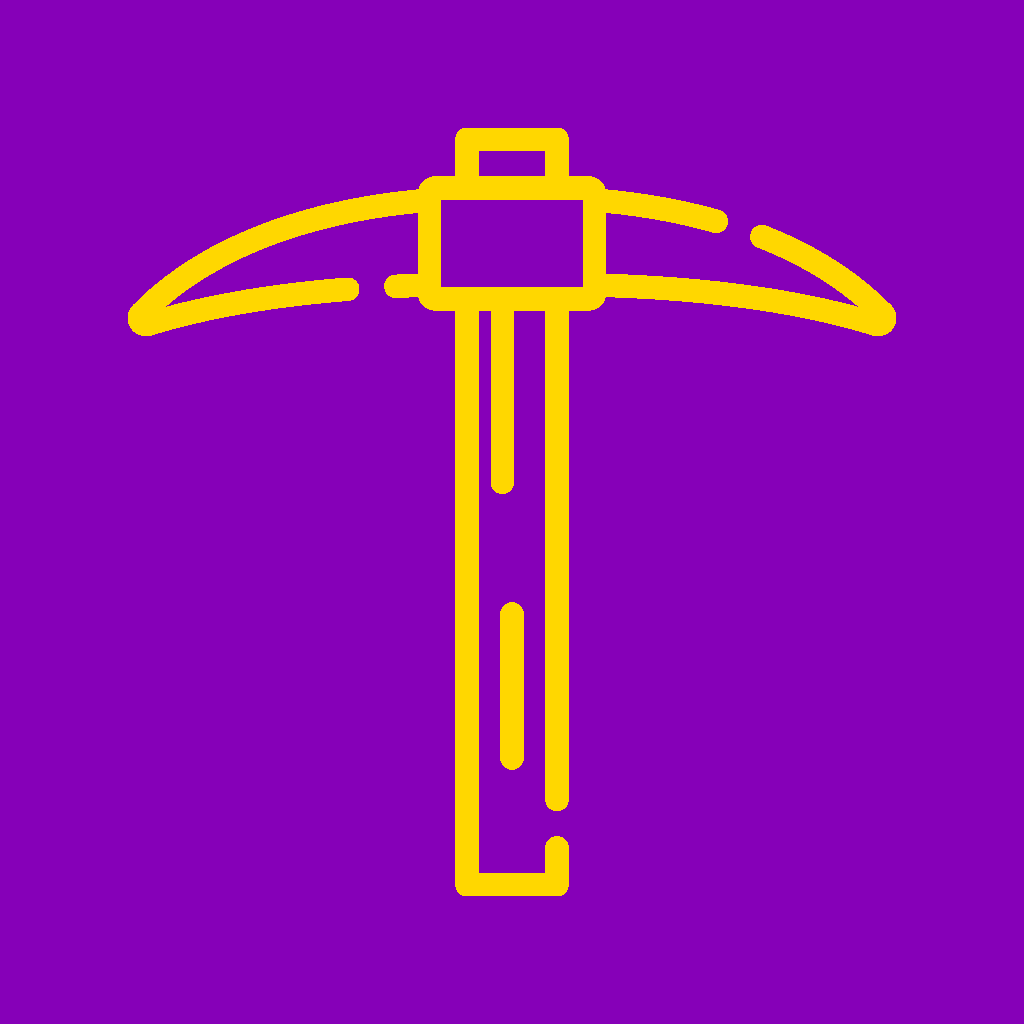
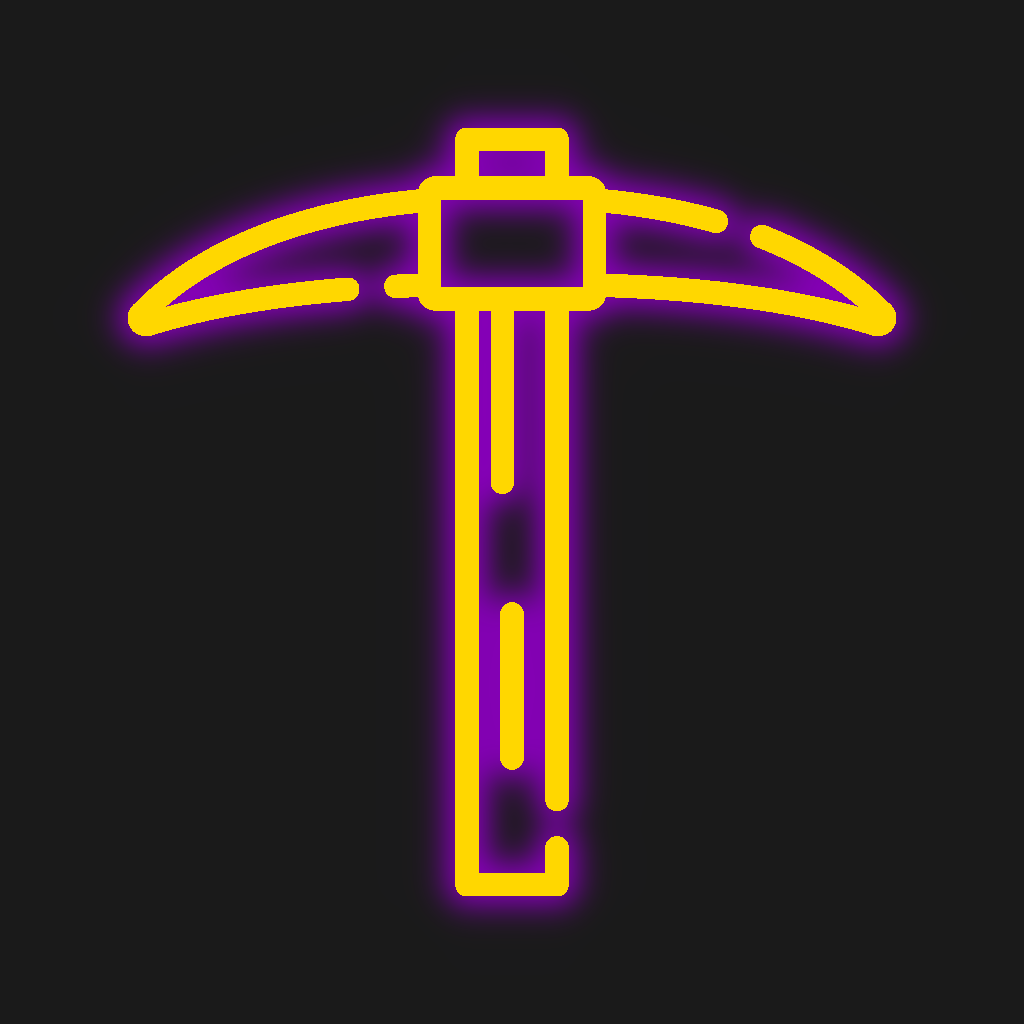
Two versions of the same layered image (1024x1024). Layer-by-layer changes:
added layer "Свечение" above "Видимая часть" over (53, 49, 971, 975)
painted on "Видимая часть" over (0, 2, 1022, 1024)
hid "Фон" over (0, 0, 1024, 1024)
added layer "Фон #1" over (0, 0, 1024, 1024)
